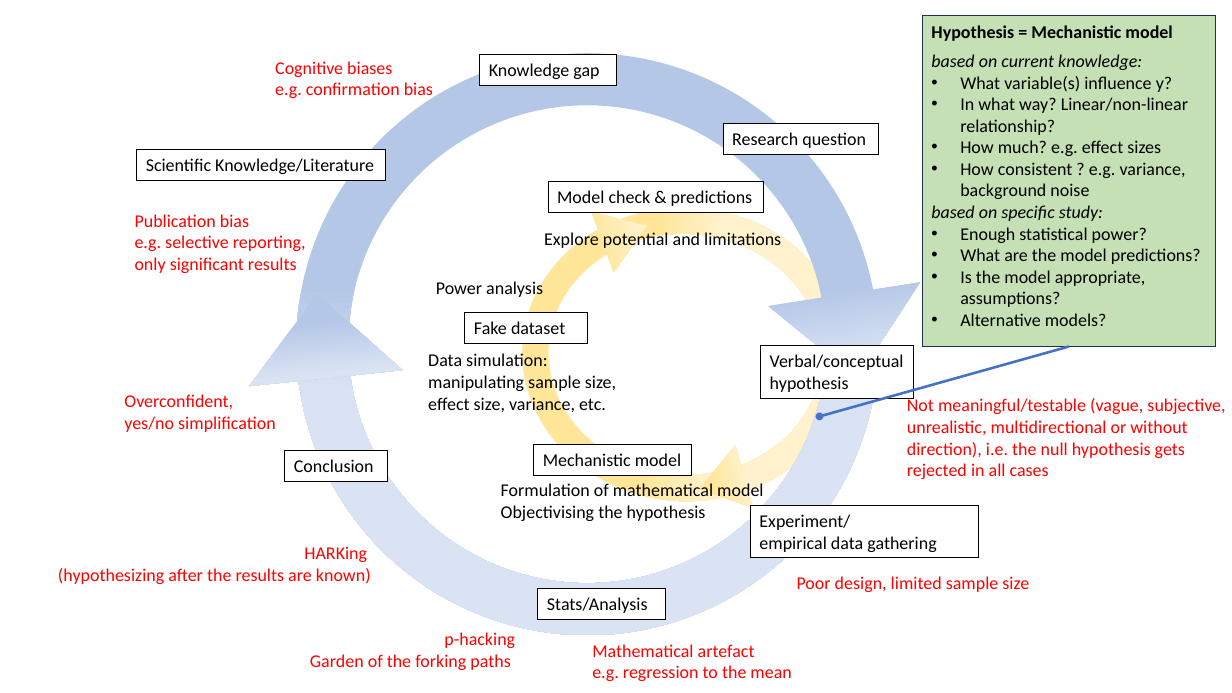
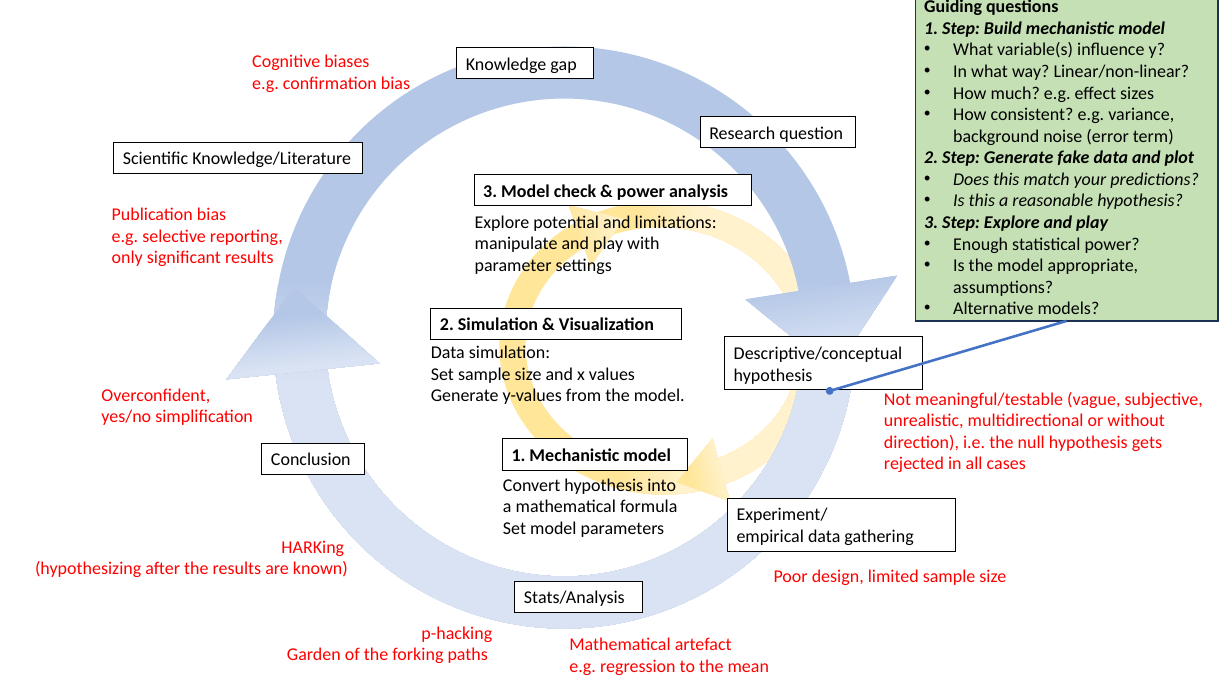
Before and after one commit to FrederikBaumgarten/SimulatingData, a slide deck: slide 3 of analyses/figures/figures_simulation.pptx. Drawn at 1232x693 pixels with LibreOffice and Linux fonts; fonts in the diff are those of the drawing. Boxes give left, top, right and bottom in pixels: in the first picture for what was removed or moved away, otherwise in the second. Text is boxed around its words. In the diff, an @@ line names an element or a change of style, - is before the commit and + after.

```diff
--- a/analyses/figures/figures_simulation.pptx
+++ b/analyses/figures/figures_simulation.pptx
@@ rectangle "Guiding questions": place and size @@
-rectangle "Guiding questions" at <box>922,16,1215,347</box>
+rectangle "Guiding questions" at <box>915,0,1218,321</box>
@@ text in rectangle at <box>924,0,1165,37</box>: text changed; italic on @@
-Hypothesis = Mechanistic model
-based on current knowledge:
+Guiding questions
+1. Step: Build mechanistic model
@@ text in rectangle at <box>953,64,1190,80</box>: text changed @@
-• In what way? Linear/non-linear relationship?
+• In what way? Linear/non-linear?
@@ text in rectangle at <box>924,107,1199,231</box>: text changed; italic on @@
-• How consistent ? e.g. variance, background noise
-based on specific study:
+• How consistent? e.g. variance, background noise (error term)
+2. Step: Generate fake data and plot
+• Does this match your predictions?
+• Is this a reasonable hypothesis?
+3. Step: Explore and play
@@ rectangle "3. Model check & power ...": place and size @@
-rectangle "3. Model check & power ..." at <box>548,181,763,213</box>
+rectangle "3. Model check & power ..." at <box>474,175,751,206</box>
@@ text in rectangle at <box>483,184,728,200</box>: text changed; bold on @@
-Model check & predictions
+3. Model check & power analysis
@@ text at <box>475,213,717,276</box>: text changed @@
-Explore potential and limitations
+Explore potential and limitations:
+manipulate and play with parameter settings
@@ text in rectangle at <box>960,248,1201,264</box>: paragraph removed @@
-• What are the model predictions?
@@ 8 texts, 4 rectangles, 3 triangles: place and size @@
-8 texts, 4 rectangles, 3 triangles at <box>58,61,1225,681</box>
+8 texts, 4 rectangles, 3 triangles at <box>35,54,1203,675</box>
@@ text removed at <box>436,281,543,300</box> @@
-Power analysis
@@ 2 rectangles, 2 donuts, 1 triangle: place and size @@
-2 rectangles, 2 donuts, 1 triangle at <box>297,54,979,636</box>
+2 rectangles, 2 donuts, 1 triangle at <box>274,46,956,628</box>
@@ rectangle "2. Simulation & Visualization": place and size @@
-rectangle "2. Simulation & Visualization" at <box>465,312,588,344</box>
+rectangle "2. Simulation & Visualization" at <box>431,309,681,340</box>
@@ text in rectangle at <box>440,317,654,330</box>: text changed; bold on @@
-Fake dataset
+2. Simulation & Visualization
@@ arrow moved from (1069, 347) - (820, 417) to (1067, 321) - (830, 391) @@
@@ text "Data simulation:": place and size @@
-text "Data simulation:" at <box>428,352,616,415</box>
+text "Data simulation:" at <box>431,344,685,407</box>
@@ rectangle "Descriptive/conceptual hypothesis": place and size @@
-rectangle "Descriptive/conceptual hypothesis" at <box>761,346,913,398</box>
+rectangle "Descriptive/conceptual hypothesis" at <box>725,337,922,390</box>
@@ text in rectangle at <box>734,346,903,384</box>: text changed @@
-Verbal/conceptual hypothesis
+Descriptive/conceptual hypothesis
@@ text at <box>431,365,685,407</box>: text changed @@
-manipulating sample size, effect size, variance, etc.
+Set sample size and x values
+Generate y-values from the model.
@@ rectangle "1. Mechanistic model": place and size @@
-rectangle "1. Mechanistic model" at <box>534,445,692,476</box>
+rectangle "1. Mechanistic model" at <box>503,439,688,470</box>
@@ text in rectangle at <box>512,448,670,461</box>: text changed; bold on @@
-Mechanistic model
+1. Mechanistic model
@@ text at <box>503,476,677,537</box>: text changed @@
-Formulation of mathematical model
-Objectivising the hypothesis
+Convert hypothesis into
+a mathematical formula
+Set model parameters
```
Also in this commit, not shown: 1 slide removed, 8 other files.
